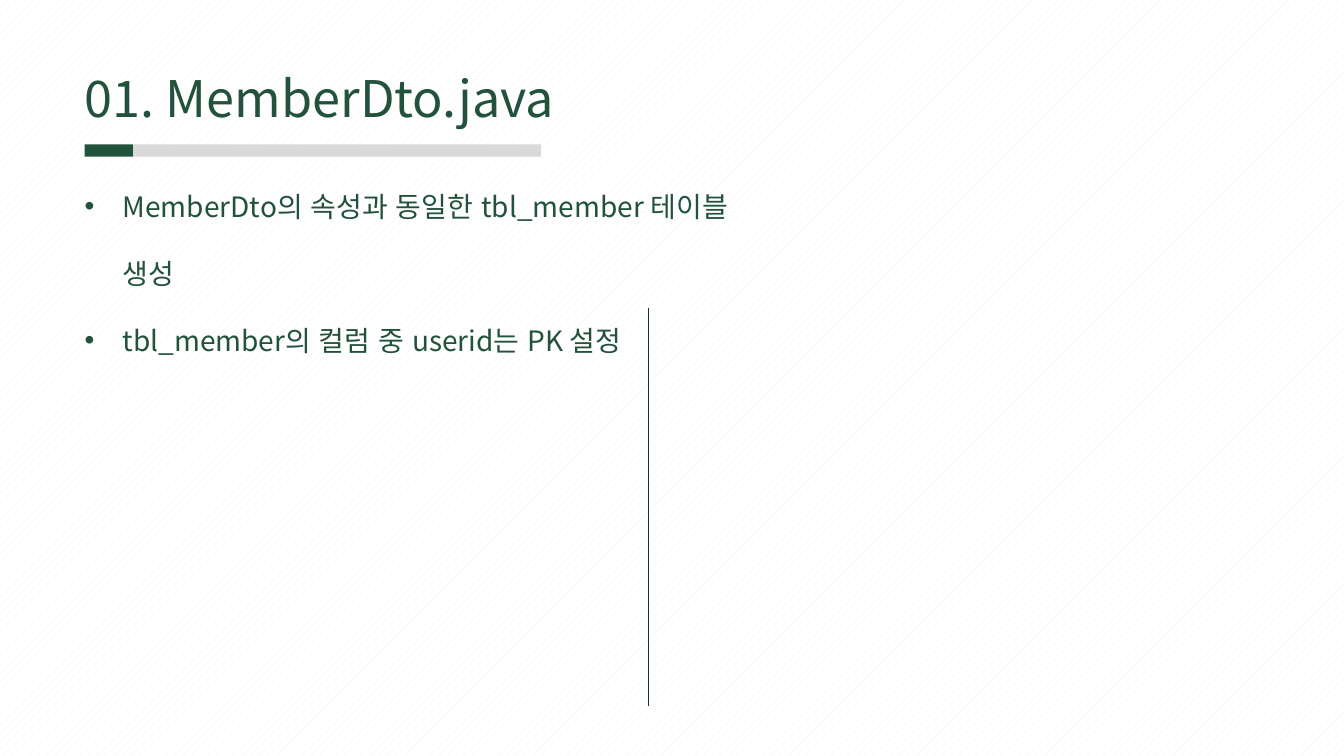
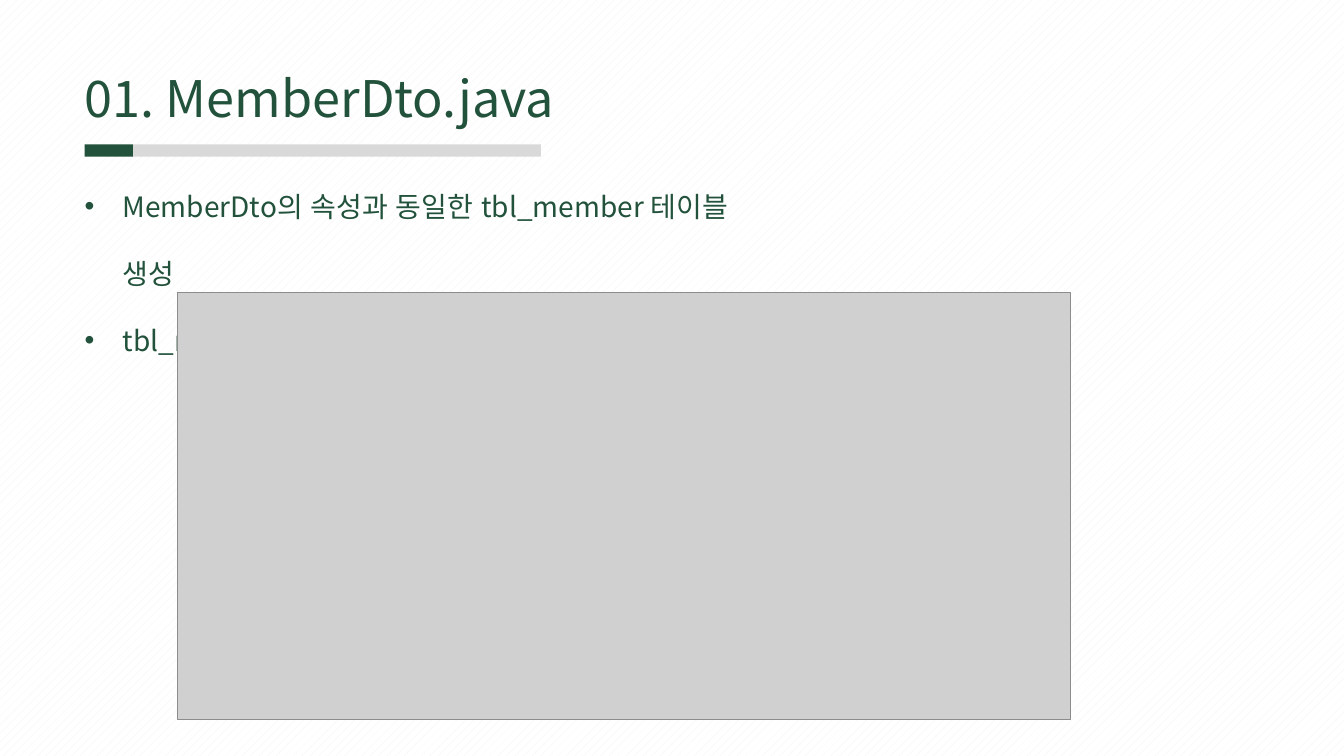
Before and after one commit to rombird/LEELEELIM, a slide deck: slide 5 of 서버프로그램 구현.pptx. Drawn at 1344x756 pixels with LibreOffice and Linux fonts; fonts in the diff are those of the drawing; grey boxes stand for pictures. Boxes give left, top, right and bottom in pixels: in the first picture for what was removed or moved away, otherwise in the second. Text is boxed around its words. In the diff, an @@ line names an element or a change of style, - is before the commit and + after.

```diff
--- a/서버프로그램 구현.pptx
+++ b/서버프로그램 구현.pptx
@@ picture added at [177, 292, 1071, 720] @@
@@ line removed from (648, 308) to (648, 706) @@
```
Also in this commit, not shown: 12 other slides changed, 2 slides added.
